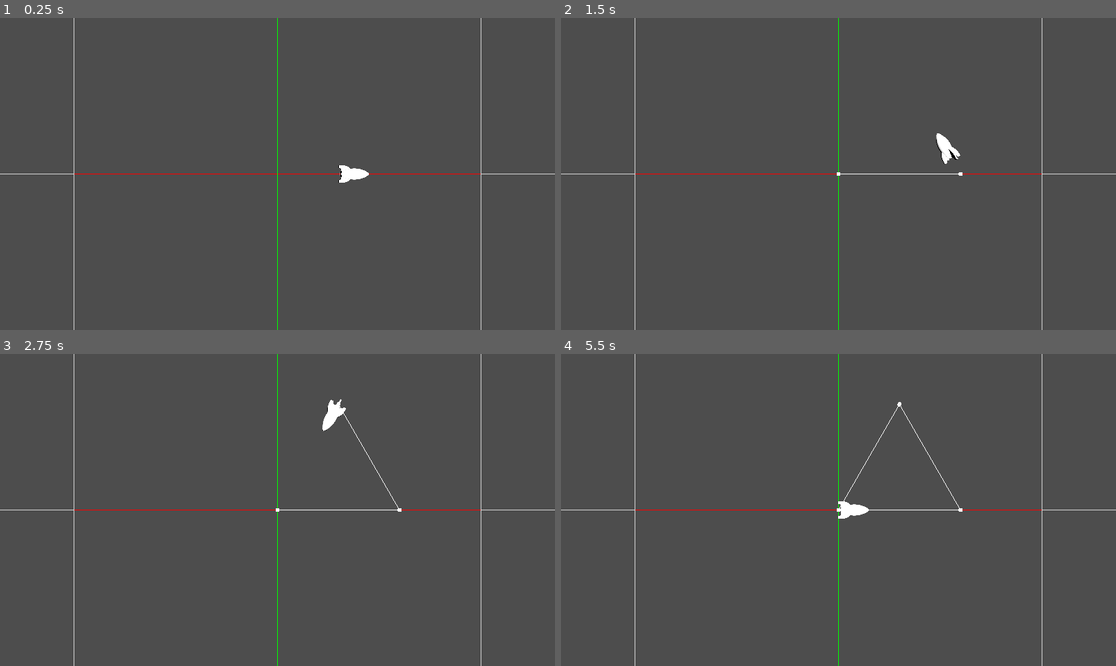
Above: before the commit, frames 1-4 (two rows, left to right).
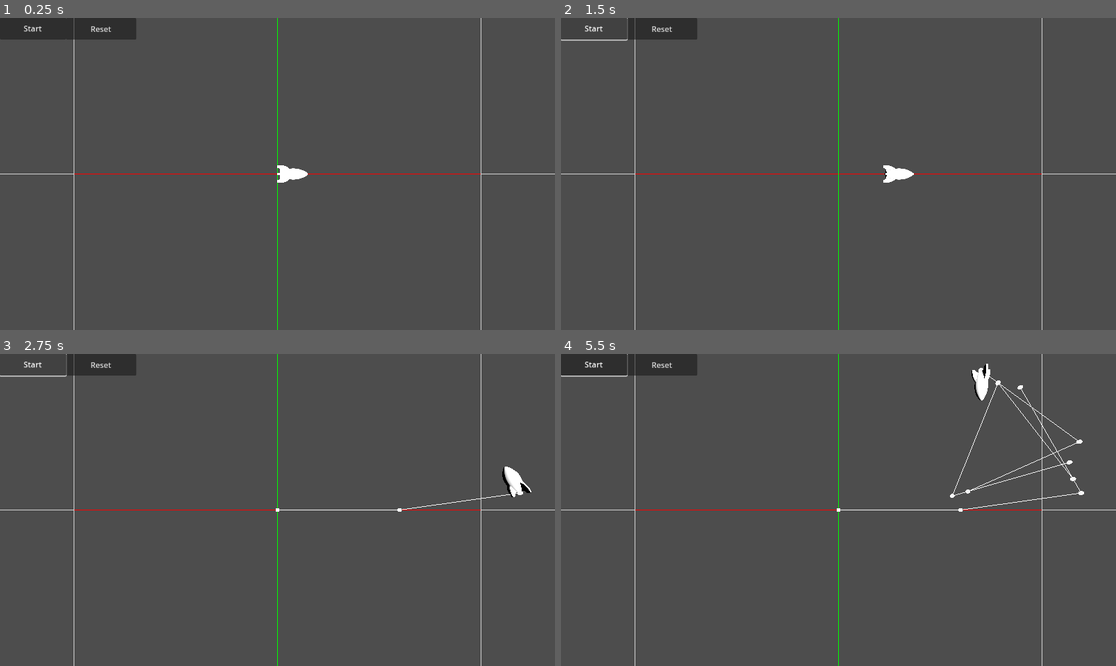
Above: after the commit, the same moments.

Repository: mrSun421/turtle
Game: Godot game, scene res://main.tscn
Two runs of this game, one before a commit and one after it. Both use one fixed random seed, a clock stepped at 60 frames per second and the inputs below.
Inputs (mouse positions are in pixels of both pictures, inside the frame that each line leads up to):
- Up to frame 1 (0.25 s): no input
- Up to frame 2 (1.5 s): click (660, 27) at 0.5 s, where only the run after the commit has a clickable "Reset"; click (594, 27) at 1.25 s, where only the run after the commit has a clickable "Start"
- Up to frame 3 (2.75 s): click (33, 363) at 2 s, where only the run after the commit has a clickable "Start"
- Up to frame 4 (5.5 s): click (594, 363) at 2.75 s, where only the run after the commit has a clickable "Start"; move the mouse to (960, 494) at 3.52 s; click (960, 494) at 3.67 s; move the mouse to (727, 525) at 4.27 s; click (727, 525) at 4.42 s; move the mouse to (894, 441) at 5.02 s; click (894, 441) at 5.17 s

The runs differ from the first frame. In frame 1, 2.0% of the frame differs, in the area x 0-67%, y 0-53%; in frame 2, 1.4%; in frame 3, 1.5%; in frame 4, 2.6%, in the area x 0-95%, y 0-53%.

Commit message:
added ui buttons and refactored a bit

Diff:
--- a/main.tscn
+++ b/main.tscn
@@ -20,3 +20,31 @@
 
 [node name="DirectionalLight3D2" type="DirectionalLight3D" parent="."]
 transform = Transform3D(1, 0, 0, 0, 1, 0, 0, 0, 1, 20, 20, 20)
+
+[node name="CanvasLayer" type="CanvasLayer" parent="."]
+
+[node name="Control" type="Control" parent="CanvasLayer"]
+layout_direction = 1
+layout_mode = 3
+anchors_preset = 15
+anchor_right = 1.0
+anchor_bottom = 1.0
+grow_horizontal = 2
+grow_vertical = 2
+
+[node name="StartButton" type="Button" parent="CanvasLayer/Control"]
+layout_mode = 0
+offset_top = -1.0
+offset_right = 137.0
+offset_bottom = 45.0
+text = "Start"
+
+[node name="ResetButton" type="Button" parent="CanvasLayer/Control"]
+layout_mode = 0
+offset_left = 137.0
+offset_right = 283.0
+offset_bottom = 45.0
+text = "Reset"
+
+[connection signal="pressed" from="CanvasLayer/Control/StartButton" to="Turtle" method="_on_start_button_pressed"]
+[connection signal="pressed" from="CanvasLayer/Control/ResetButton" to="Turtle" method="_on_reset_button_pressed"]
--- a/turtle.gd
+++ b/turtle.gd
@@ -8,7 +8,7 @@
 var turtle_actions = []
 var visual_cylinders = []
 
-func executeMove(distance: float) -> Tween:
+func execute_move(distance: float) -> Tween:
 	var pos_tween = create_tween().set_trans(Tween.TRANS_LINEAR)
 	var current_position = self.position
 	var future_position = current_position + distance * self.basis.x
@@ -17,7 +17,7 @@
 	return pos_tween
 
 
-func executeTurn(angle: float) -> Tween:
+func execute_turn(angle: float) -> Tween:
 	var heading: Vector3 = self.basis.x
 	var normal: Vector3 = self.basis.y
 	var angle_in_rad = deg_to_rad(angle)
@@ -26,7 +26,7 @@
 	rotation_tween.tween_property(self, "quaternion", self.quaternion * quaternion_rotation, TWEEN_TIME)
 	return rotation_tween
 
-func executeRoll(angle: float) -> Tween:
+func execute_roll(angle: float) -> Tween:
 	var heading: Vector3 = self.basis.x
 	var normal: Vector3 = self.basis.y
 	var angle_in_rad = deg_to_rad(angle)
@@ -35,7 +35,7 @@
 	rotation_tween.tween_property(self, "quaternion", self.quaternion * quaternion_rotation, TWEEN_TIME)
 	return rotation_tween
 
-func executeDive(angle: float) -> Tween:
+func execute_dive(angle: float) -> Tween:
 	var heading: Vector3 = self.basis.x
 	var normal: Vector3 = self.basis.y
 	var left: Vector3 = self.basis.z
@@ -45,22 +45,22 @@
 	rotation_tween.tween_property(self, "quaternion", self.quaternion * quaternion_rotation, TWEEN_TIME)
 	return rotation_tween
 
-func executeTurtleActions():
+func execute_turtle_action():
 	for action in turtle_actions:
 		var current_tween: Tween
 		var current_position = self.position
 		if action is MoveAction:
 			var m_action: MoveAction = action as MoveAction
-			current_tween = self.executeMove(m_action.distance)
+			current_tween = self.execute_move(m_action.distance)
 		elif action is TurnAction:
 			var t_action: TurnAction = action as TurnAction
-			current_tween = self.executeTurn(t_action.angle)
+			current_tween = self.execute_turn(t_action.angle)
 		elif action is RollAction:
 			var r_action: RollAction = action as RollAction
-			current_tween = self.executeRoll(r_action.angle)
+			current_tween = self.execute_roll(r_action.angle)
 		elif action is DiveAction:
 			var d_action: DiveAction = action as DiveAction
-			current_tween = self.executeDive(d_action.angle)
+			current_tween = self.execute_dive(d_action.angle)
 		else:
 			print("Action Something went wrong")
 
@@ -78,7 +78,14 @@
 		self.turtle_actions.append(MoveAction.new(3))
 		self.turtle_actions.append(DiveAction.new(120))
 
-	self.executeTurtleActions()
+
+func _on_start_button_pressed() -> void:
+	self.execute_turtle_action()
+
+
+func _on_reset_button_pressed() -> void:
+	# TODO: Implement reset, Involes refactoring line and point creating logic
+	pass
 
 
 class MoveAction:
